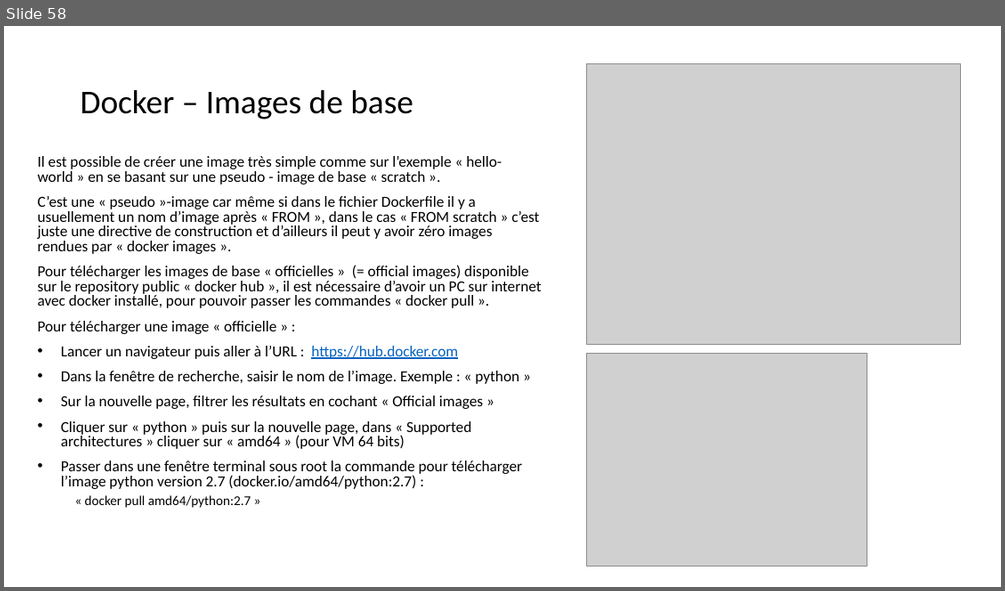
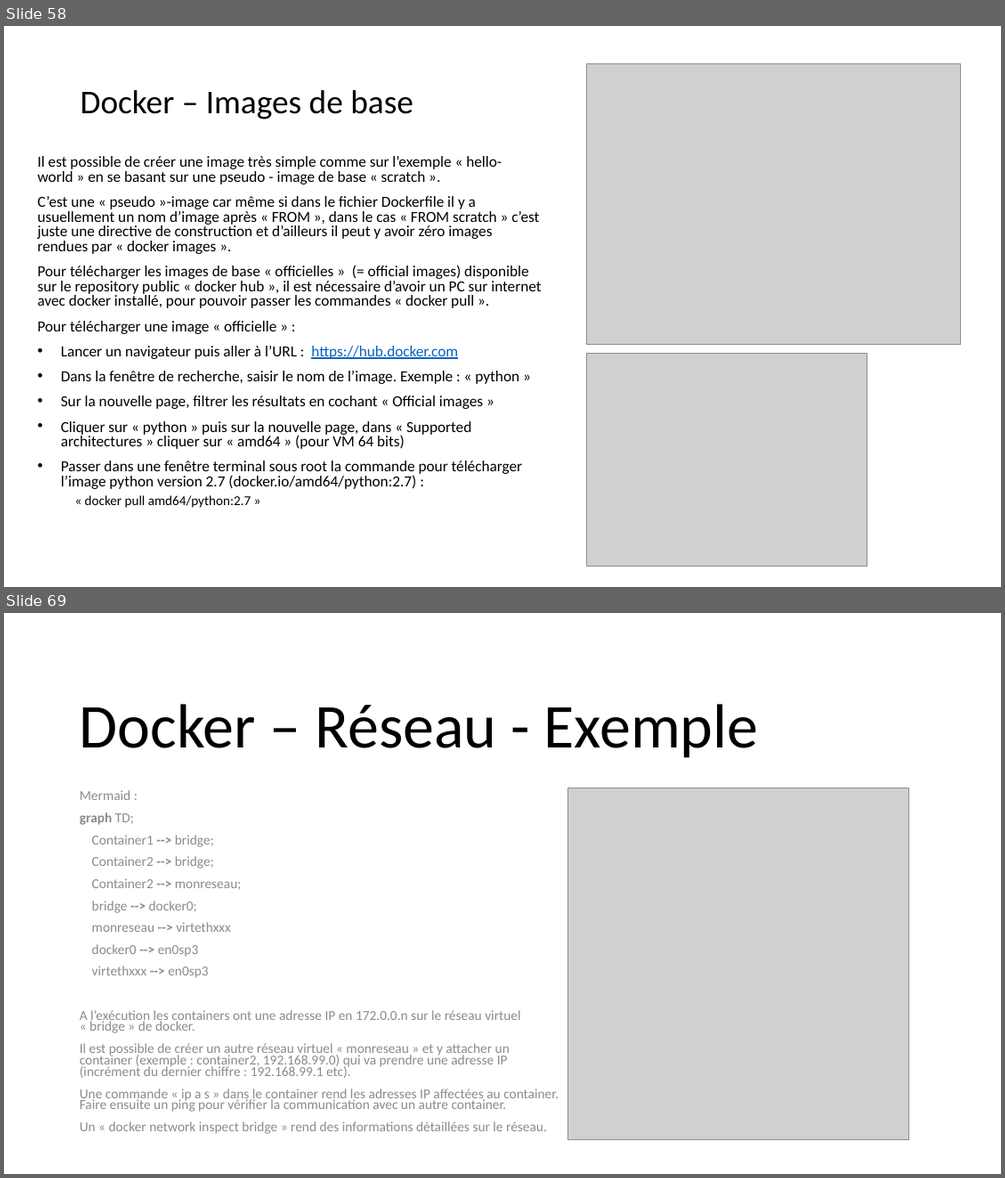
Before and after one commit to dominiquelaurain/fastecdsa, a slide deck: docs/Autoformation_Git.pptx. Shown one above the other, each under a label of ours: slide 58 before the commit, slides 58 and 69 after it; the slides between them are not shown. The pictures are 1005x591 and 1005x1178 pixels, drawn with LibreOffice and Linux fonts; fonts in the diff are those of the drawing; grey boxes stand for pictures. Boxes give left, top, right and bottom in pixels: in the first picture for what was removed or moved away, otherwise in the second. Text is boxed around its words. In the diff, an @@ line names an element or a change of style, - is before the commit and + after.

```diff
--- a/docs/Autoformation_Git.pptx
+++ b/docs/Autoformation_Git.pptx
@@ slide 69 added at bbox=[4, 613, 1001, 1174], background #FFFFFF @@
@@ title added at bbox=[80, 704, 759, 758], 60 pt, text #000000 @@
+Docker – Réseau - Exemple
@@ text added at bbox=[80, 790, 558, 1134], 13.2 pt, text #8C8C8C @@
+Mermaid :
+graph TD;
+Container1 --> bridge;
+Container2 --> bridge;
+Container2 --> monreseau;
+bridge --> docker0;
+monreseau --> virtethxxx
+docker0 --> en0sp3
+virtethxxx --> en0sp3
+A l’exécution les containers ont une adresse IP en 172.0.0.n sur le réseau virtuel « bridge » de docker.
+Il est possible de créer un autre réseau virtuel « monreseau » et y attacher un container (exemple : container2, 192.168.99.0) qui va prendre une adresse IP (incrément du dernier chiffre : 192.168.99.1 etc).
+Une commande « ip a s » dans le container rend les adresses IP affectées au container. Faire ensuite un ping pour vérifier la communication avec un autre container.
+Un « docker network inspect bridge » rend des informations détaillées sur le réseau.
@@ picture added at bbox=[568, 788, 909, 1140] @@
```
Also in this commit, not shown: 3 slides changed, 11 other slides added, 1 slide removed.
